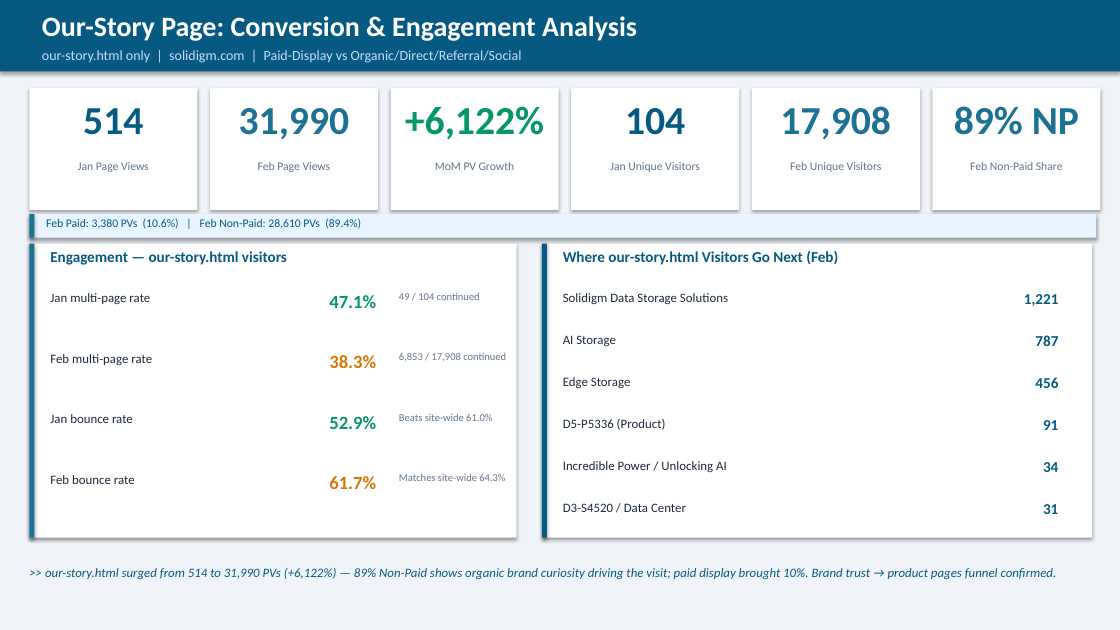
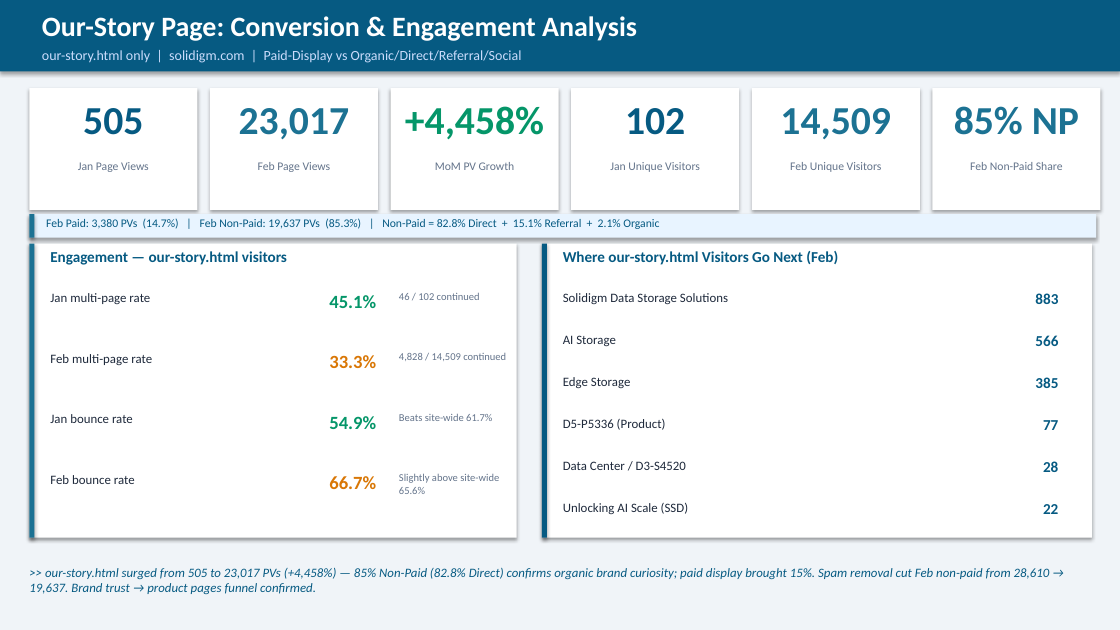
Before and after one commit to durgaguthi/AI, a slide deck: slide 8 of webanalytics/Solidigm_Analytics_Report_JanFeb_FY26.pptx. Drawn at 1120x630 pixels with LibreOffice and Linux fonts; fonts in the diff are those of the drawing. Boxes give left, top, right and bottom in pixels: in the first picture for what was removed or moved away, otherwise in the second. Text is boxed around its words. In the diff, an @@ line names an element or a change of style, - is before the commit and + after.

```diff
--- a/webanalytics/Solidigm_Analytics_Report_JanFeb_FY26.pptx
+++ b/webanalytics/Solidigm_Analytics_Report_JanFeb_FY26.pptx
@@ text at [83, 108, 143, 135]: text changed @@
-514
+505
@@ text at [239, 108, 350, 139]: text changed @@
-31,990
+23,017
@@ text at [405, 106, 544, 139]: text changed @@
-+6,122%
++4,458%
@@ text at [625, 108, 685, 135]: text changed @@
-104
+102
@@ text at [780, 108, 891, 139]: text changed @@
-17,908
+14,509
@@ text at [954, 106, 1079, 135]: text changed @@
-89% NP
+85% NP
@@ text at [46, 218, 659, 229]: text changed @@
-Feb Paid: 3,380 PVs (10.6%) | Feb Non-Paid: 28,610 PVs (89.4%)
+Feb Paid: 3,380 PVs (14.7%) | Feb Non-Paid: 19,637 PVs (85.3%) | Non-Paid = 82.8% Direct + 15.1% Referral + 2.1% Organic
@@ text at [329, 295, 376, 308]: text changed @@
-47.1%
+45.1%
@@ text at [399, 293, 480, 300]: text changed @@
-49 / 104 continued
+46 / 102 continued
@@ text at [1035, 293, 1058, 304]: text changed @@
-1,221
+883
@@ text at [329, 355, 376, 368]: text changed @@
-38.3%
+33.3%
@@ text at [399, 353, 506, 361]: text changed @@
-6,853 / 17,908 continued
+4,828 / 14,509 continued
@@ text at [1035, 335, 1058, 346]: text changed @@
-787
+566
@@ text at [1035, 377, 1058, 388]: text changed @@
-456
+385
@@ text at [329, 416, 376, 429]: text changed @@
-52.9%
+54.9%
@@ text at [399, 414, 492, 421]: text changed @@
-Beats site-wide 61.0%
+Beats site-wide 61.7%
@@ text at [1043, 420, 1058, 430]: text changed @@
-91
+77
@@ text at [329, 476, 376, 489]: text changed @@
-61.7%
+66.7%
@@ text at [399, 473, 499, 494]: text changed @@
-Matches site-wide 64.3%
+Slightly above site-wide 65.6%
@@ text at [563, 461, 686, 470]: text changed @@
-Incredible Power / Unlocking AI
+Data Center / D3-S4520
@@ text at [1043, 461, 1058, 472]: text changed @@
-34
+28
@@ text at [563, 503, 688, 514]: text changed @@
-D3-S4520 / Data Center
+Unlocking AI Scale (SSD)
@@ text at [1043, 504, 1058, 514]: text changed @@
-31
+22
@@ text at [29, 568, 1050, 594]: text changed @@
->> our-story.html surged from 514 to 31,990 PVs (+6,122%) — 89% Non-Paid shows organic brand curiosity driving the visit; paid display brought 10%. Brand trust → product pages funnel confirmed.
+>> our-story.html surged from 505 to 23,017 PVs (+4,458%) — 85% Non-Paid (82.8% Direct) confirms organic brand curiosity; paid display brought 15%. Spam removal cut Feb non-paid from 28,610 → 19,637. Brand trust → product pages funnel confirmed.
```
Also in this commit, not shown: 12 other slides changed, 1 other file.
